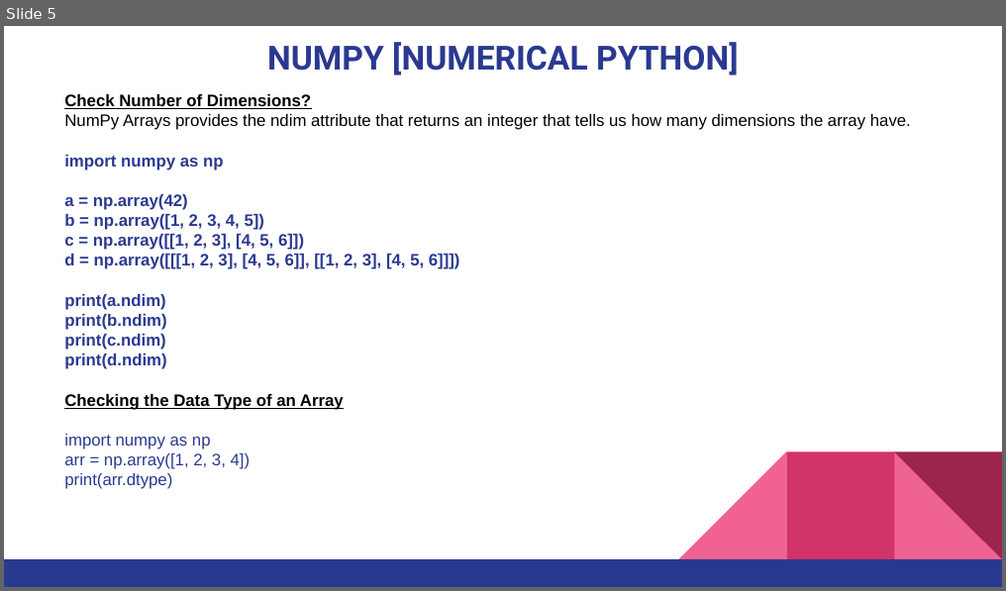
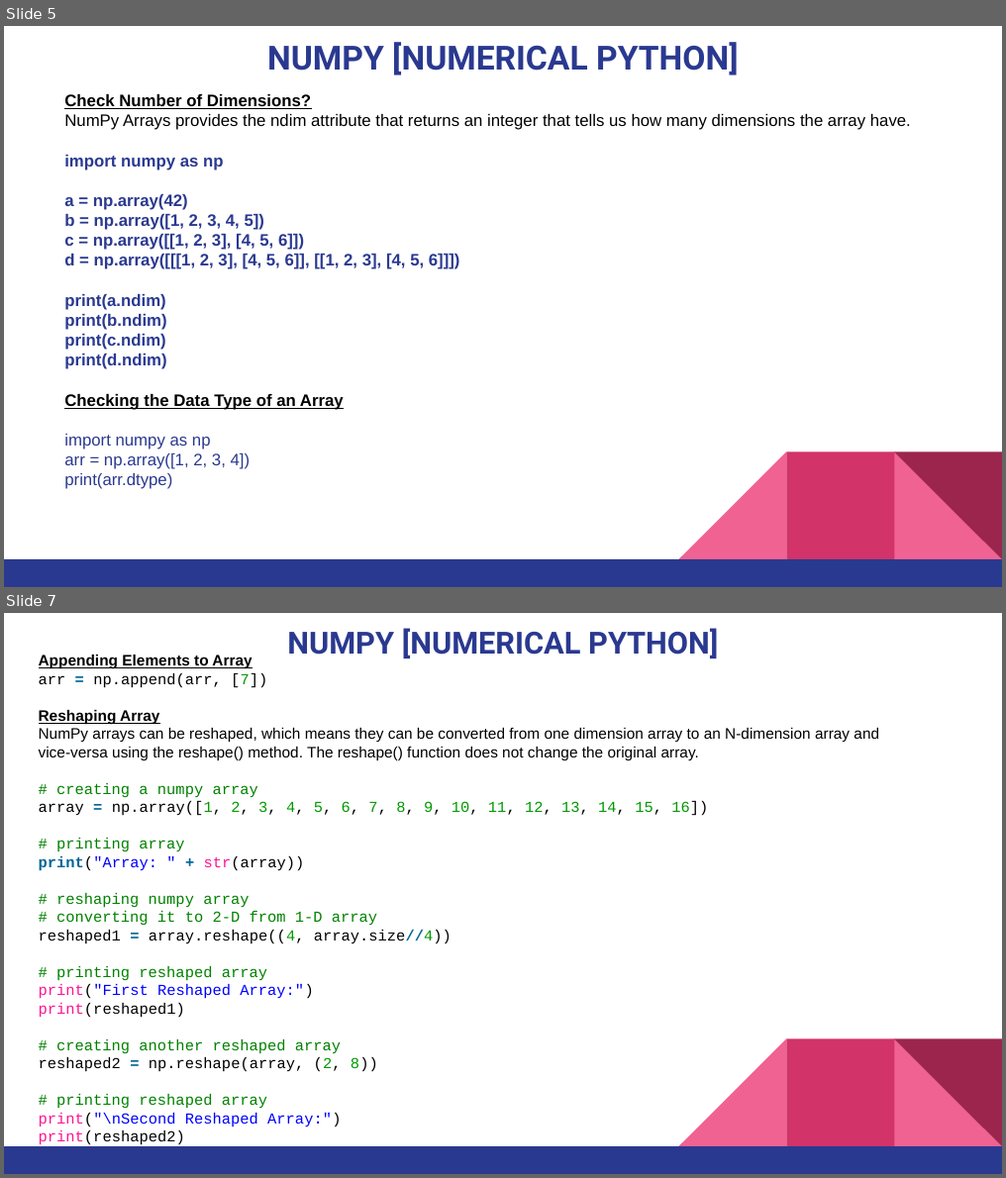
Before and after one commit to pnytrainingrepo/artificial-intelligence, a slide deck: Numpy-Python.pptx. Shown one above the other, each under a label of ours: slide 5 before the commit, slides 5 and 7 after it; the slides between them are not shown. The pictures are 1006x591 and 1006x1178 pixels, drawn with LibreOffice and Linux fonts; fonts in the diff are those of the drawing. Boxes give left, top, right and bottom in pixels: in the first picture for what was removed or moved away, otherwise in the second. Text is boxed around its words. In the diff, an @@ line names an element or a change of style, - is before the commit and + after.

```diff
--- a/Numpy-Python.pptx
+++ b/Numpy-Python.pptx
@@ slide 7 added at [4, 613, 1002, 1174], background #FFFFFF; not listed: 5 template elements that a slide beside it also shows @@
@@ title added at [287, 628, 718, 659], 22 pt, text #2A3990, bold @@
+NUMPY [NUMERICAL PYTHON]
@@ text added at [39, 655, 879, 1146], 11 pt, text #000000 @@
+Appending Elements to Array
+arr = np.append(arr, [7])
+Reshaping Array
+NumPy arrays can be reshaped, which means they can be converted from one dimension array to an N-dimension array and vice-versa using the reshape() method. The reshape() function does not change the original array.
+# creating a numpy array
+array = np.array([1, 2, 3, 4, 5, 6, 7, 8, 9, 10, 11, 12, 13, 14, 15, 16])
+# printing array
+print("Array: " + str(array))
+# reshaping numpy array
+# converting it to 2-D from 1-D array
+reshaped1 = array.reshape((4, array.size//4))
+# printing reshaped array
+print("First Reshaped Array:")
+print(reshaped1)
+# creating another reshaped array
+reshaped2 = np.reshape(array, (2, 8))
+# printing reshaped array
+print("\nSecond Reshaped Array:")
+print(reshaped2)
```
Also in this commit, not shown: 2 other slides added, 6 other files.
